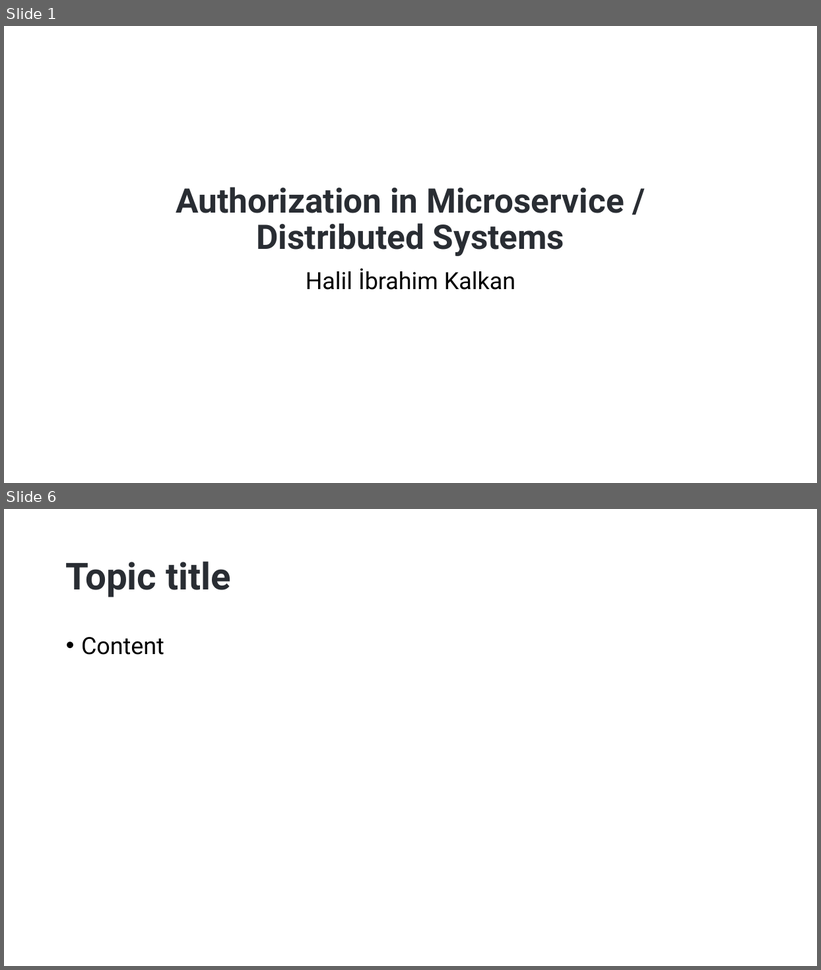
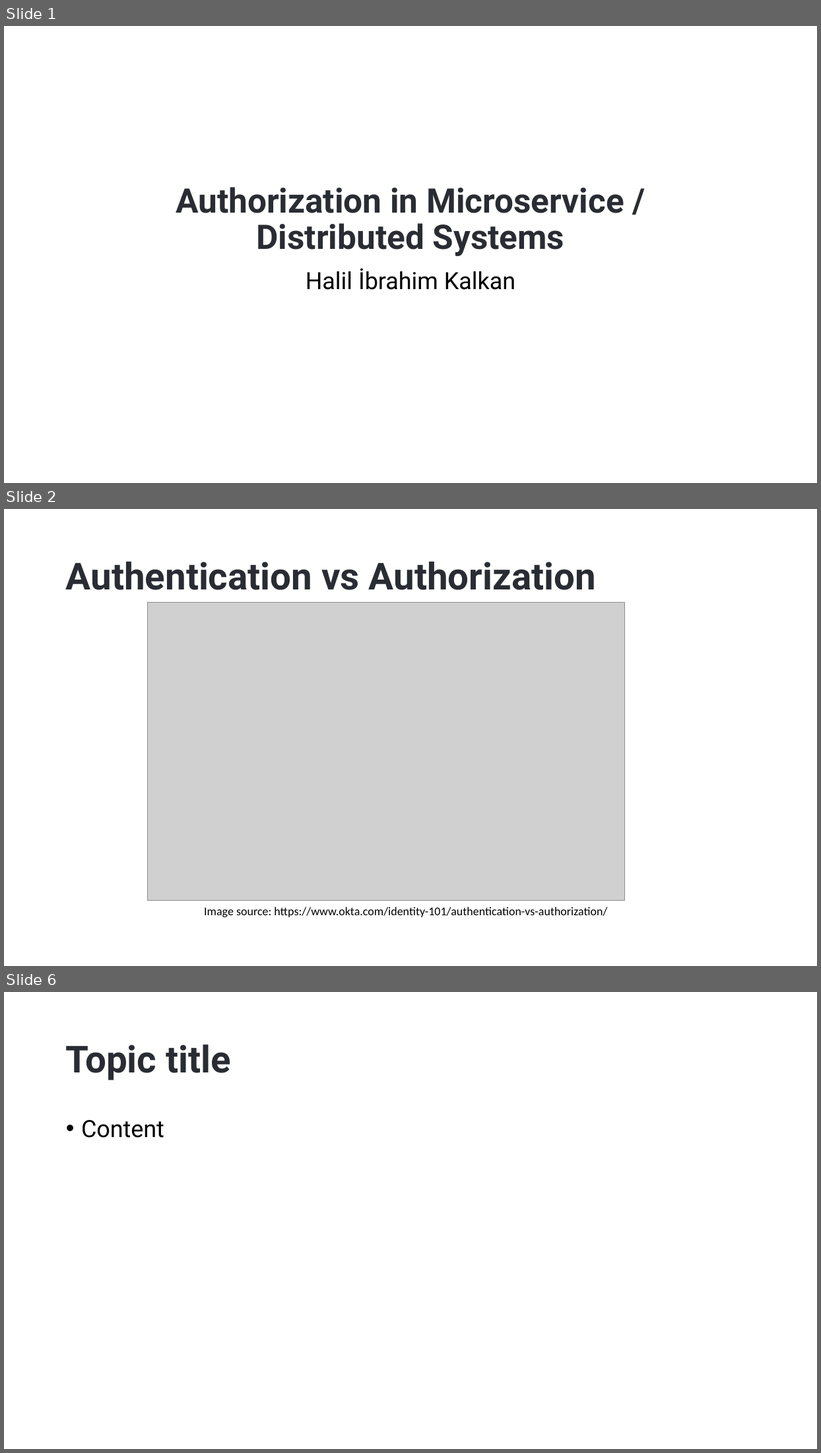
Before and after one commit to hikalkan/presentations, a slide deck: 2022-10-15 Authorization-In-Distributed-Systems/Authorization-In-Distributed-Systems.pptx. Shown one above the other, each under a label of ours: slides 1 and 6 before the commit, slides 1, 2 and 6 after it; the slides between them are not shown. The pictures are 821x970 and 821x1453 pixels, drawn with LibreOffice and Linux fonts; fonts in the diff are those of the drawing; grey boxes stand for pictures; background and template pictures are left out. Boxes give left, top, right and bottom in pixels: in the first picture for what was removed or moved away, otherwise in the second. Text is boxed around its words. In the diff, an @@ line names an element or a change of style, - is before the commit and + after.

```diff
--- a/2022-10-15 Authorization-In-Distributed-Systems/Authorization-In-Distributed-Systems.pptx
+++ b/2022-10-15 Authorization-In-Distributed-Systems/Authorization-In-Distributed-Systems.pptx
@@ slide 2 added at bbox=[4, 509, 817, 966], background picture (left out) @@
@@ title added at bbox=[66, 561, 596, 590], 44 pt, text #292D33, bold @@
+Authentication vs Authorization
@@ picture added at bbox=[147, 603, 624, 901] @@
@@ text added at bbox=[204, 907, 607, 918], 14 pt, text #000000 @@
+Image source: https://www.okta.com/identity-101/authentication-vs-authorization/
```
Also in this commit, not shown: 3 other slides added, 4 slides removed.
